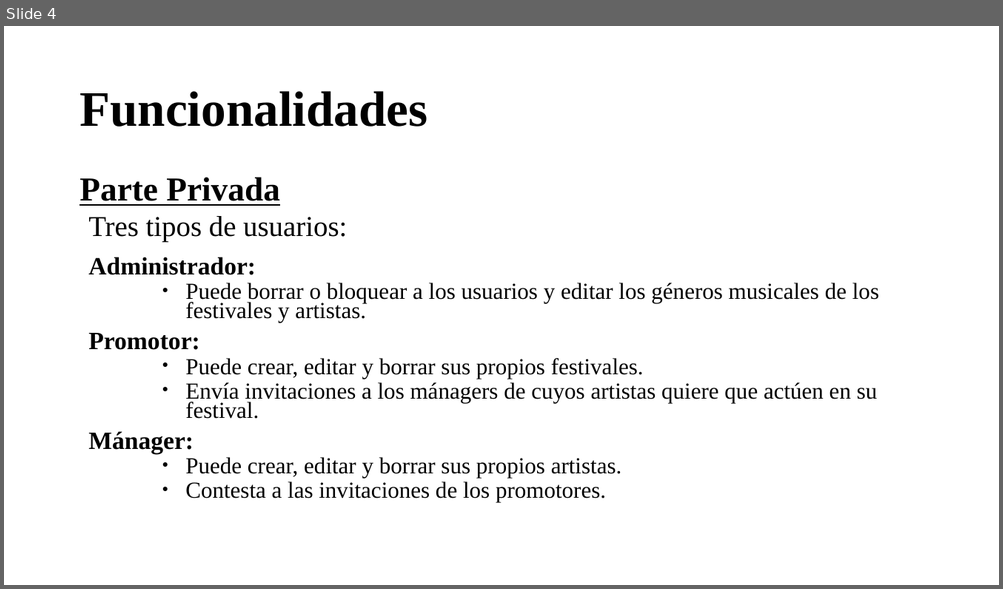
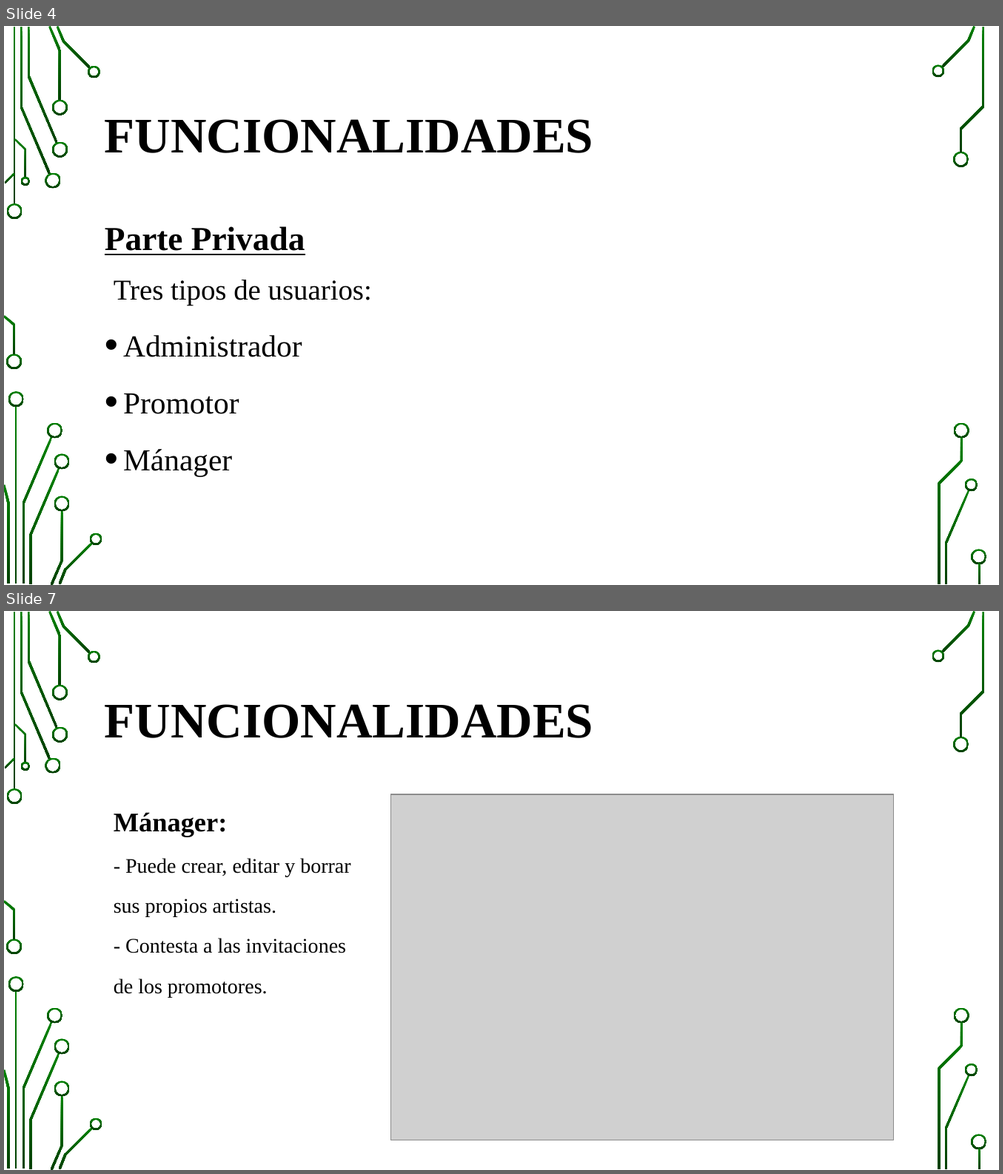
Before and after one commit to pavel-kalmykov-razgovorov/awiten-fests, a slide deck: doc/Presentación AWITEN FESTS.pptx. Shown one above the other, each under a label of ours: slide 4 before the commit, slides 4 and 7 after it; the slides between them are not shown. The pictures are 1003x589 and 1003x1174 pixels, drawn with LibreOffice and Linux fonts; fonts in the diff are those of the drawing; grey boxes stand for pictures; background and template pictures are left out. Boxes give left, top, right and bottom in pixels: in the first picture for what was removed or moved away, otherwise in the second. Text is boxed around its words. In the diff, an @@ line names an element or a change of style, - is before the commit and + after.

```diff
--- a/doc/Presentación AWITEN FESTS.pptx
+++ b/doc/Presentación AWITEN FESTS.pptx
@@ slide 7 added at [4, 611, 999, 1170], background picture (left out); not listed: 36 template elements that a slide beside it also shows @@
@@ title added at [105, 704, 593, 738], 48 pt, text #000000, bold @@
+FUNCIONALIDADES
@@ picture added at [391, 795, 893, 1141] @@
@@ text added at [114, 812, 350, 997], 20 pt, text #000000 @@
+Mánager:
+- Puede crear, editar y borrar
+sus propios artistas.
+- Contesta a las invitaciones
+de los promotores.
@@ slide 4 changed as well @@
@@ title at [105, 119, 593, 153]: text changed @@
-Funcionalidades
+FUNCIONALIDADES
@@ text "Parte Privada": place and size @@
-text "Parte Privada" at [79, 177, 879, 503]
+text "Parte Privada" at [105, 227, 372, 477]
@@ text at [105, 227, 372, 306]: line spacing 0.7 to 1.1 @@
@@ text at [123, 335, 302, 477]: text changed; size 22.2 to 29.6 pt @@
-Administrador:
-    ● Puede borrar o bloquear a los usuarios y editar los géneros musicales de los festivales y artistas.
-Promotor:
-    ● Puede crear, editar y borrar sus propios festivales.
-    ● Envía invitaciones a los mánagers de cuyos artistas quiere que actúen en su festival.
-Mánager:
-    ● Puede crear, editar y borrar sus propios artistas.
-    ● Contesta a las invitaciones de los promotores.
+• Administrador
+• Promotor
+• Mánager
@@ group added at [4, 26, 987, 585]: 33 freeform shapes, 3 rectangles @@
```
Also in this commit, not shown: 4 other slides changed, 3 other slides added, 1 slide removed.
